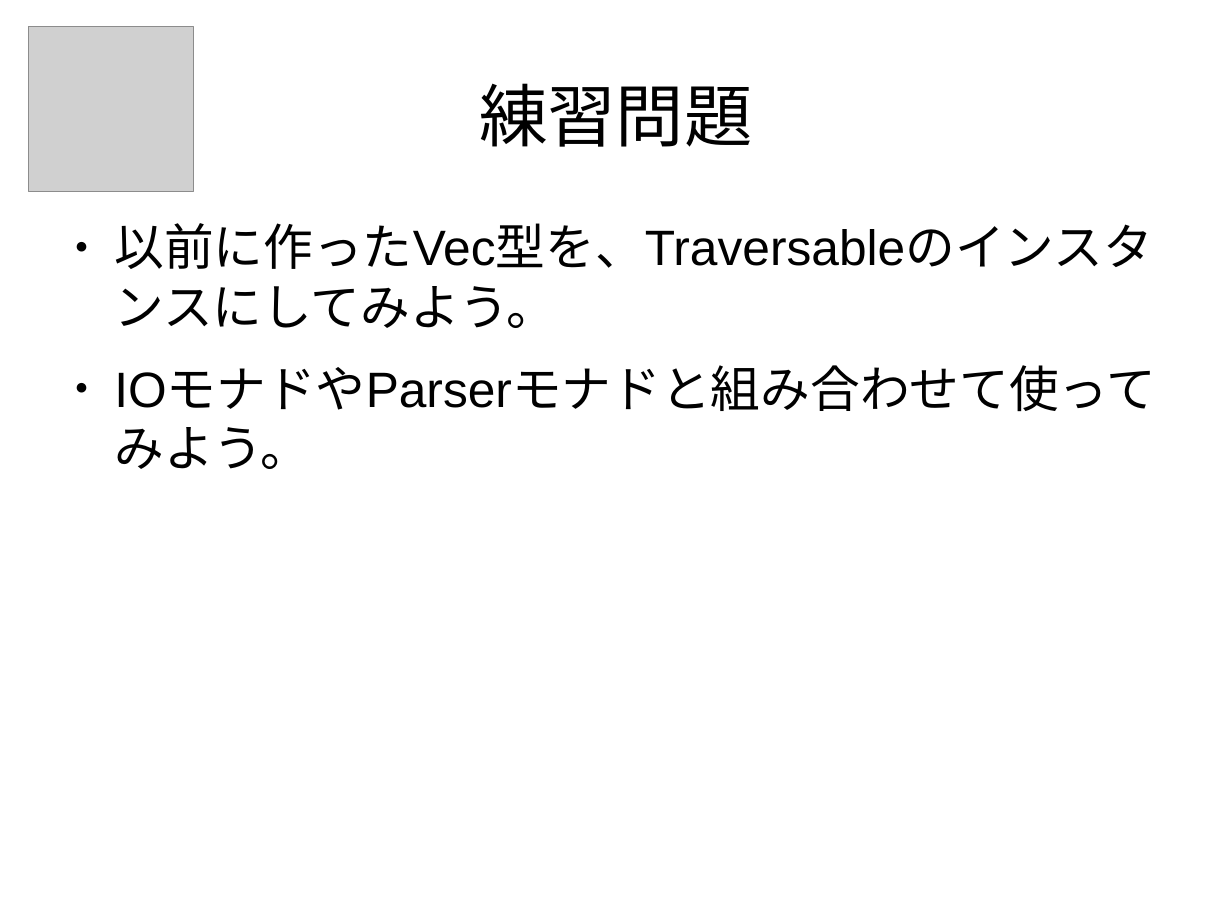
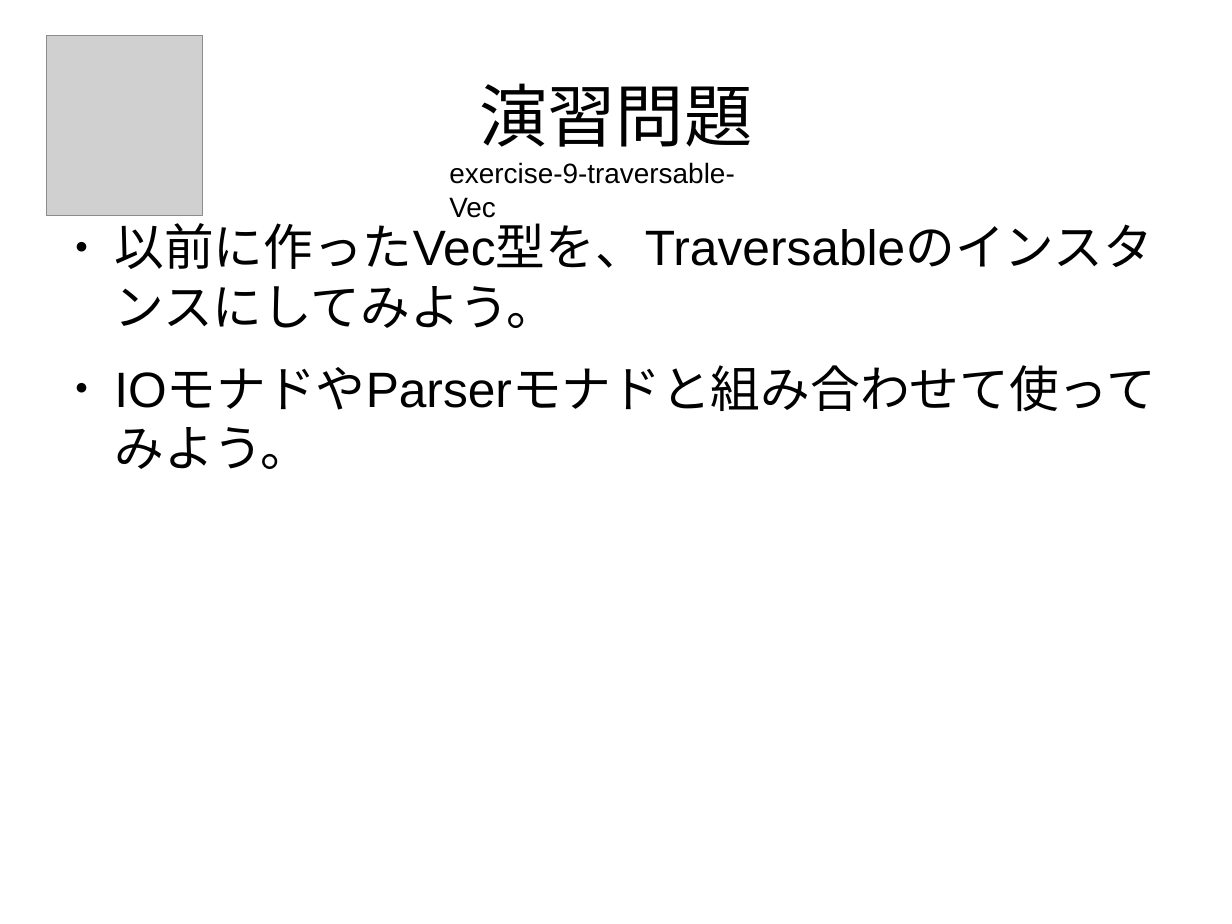
Before and after one commit to nushio3/learn-haskell, a slide deck: slide 95 of Tsukuba-2016.odp. Drawn at 1232x924 pixels with LibreOffice and Linux fonts; fonts in the diff are those of the drawing; grey boxes stand for pictures. Boxes give left, top, right and bottom in pixels: in the first picture for what was removed or moved away, otherwise in the second. Text is boxed around its words. In the diff, an @@ line names an element or a change of style, - is before the commit and + after.

```diff
--- a/Tsukuba-2016.odp
+++ b/Tsukuba-2016.odp
@@ picture: place and size @@
-picture at <box>29,27,193,191</box>
+picture at <box>46,35,202,216</box>
@@ title at <box>479,83,752,147</box>: text changed @@
-練習問題
+演習問題
@@ text added at <box>449,162,734,218</box>, 18 pt, text #000000 @@
+exercise-9-traversable-Vec
```
Also in this commit, not shown: 7 other slides changed, 2 other files.
